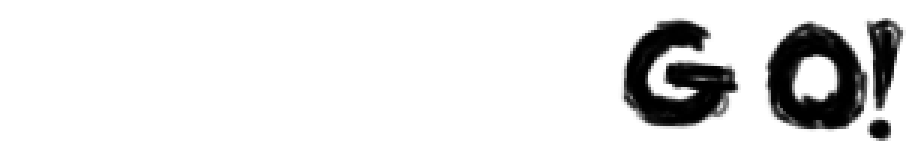
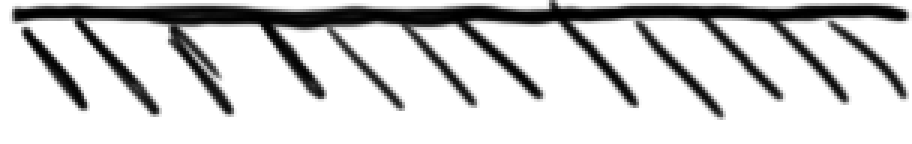
Layered file, before and after one edit (912 × 144). Changes by layer:
added layer "floor" above "obstacles" over [9, 0, 912, 120]
hid "obstacles" over [9, 0, 906, 141]
